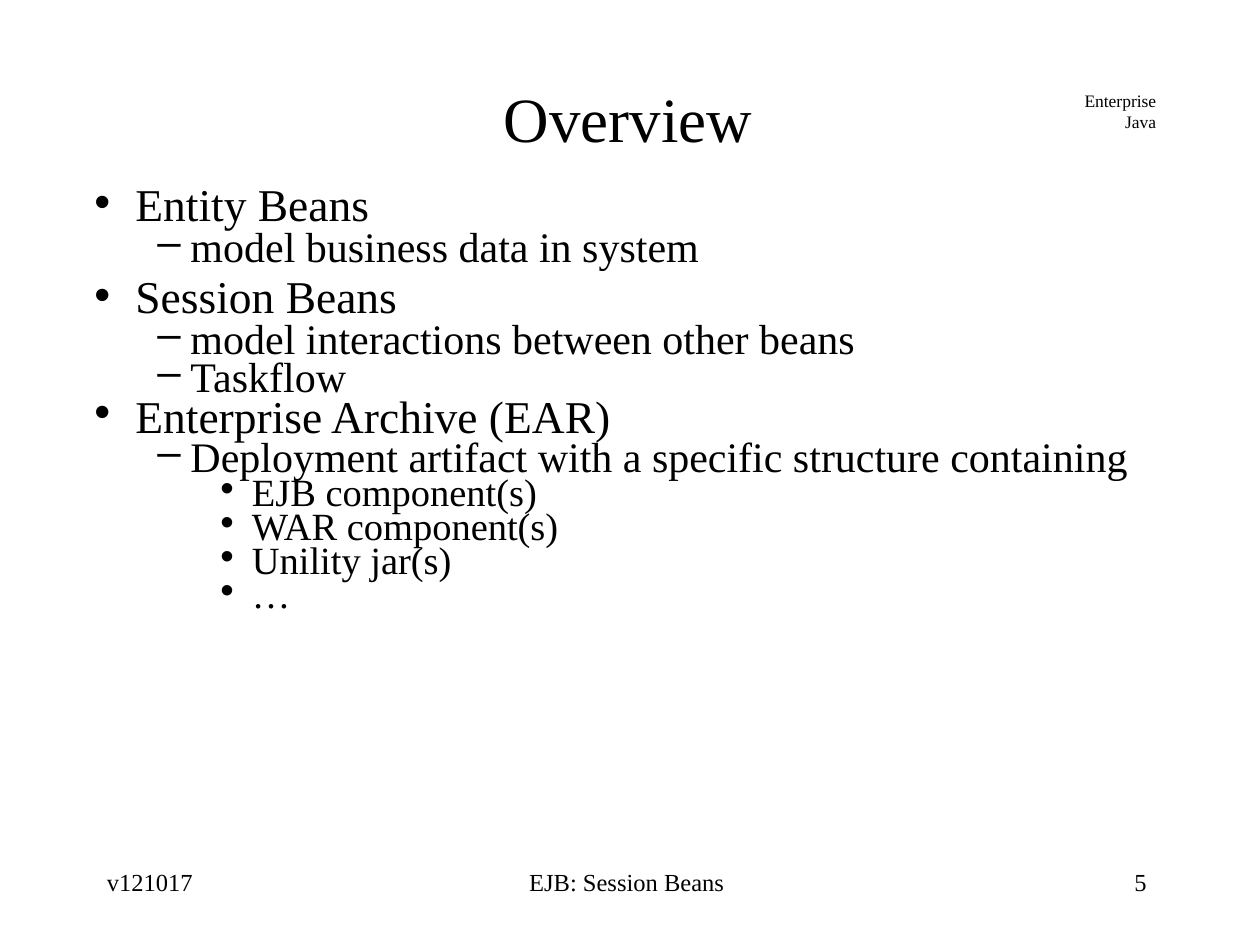
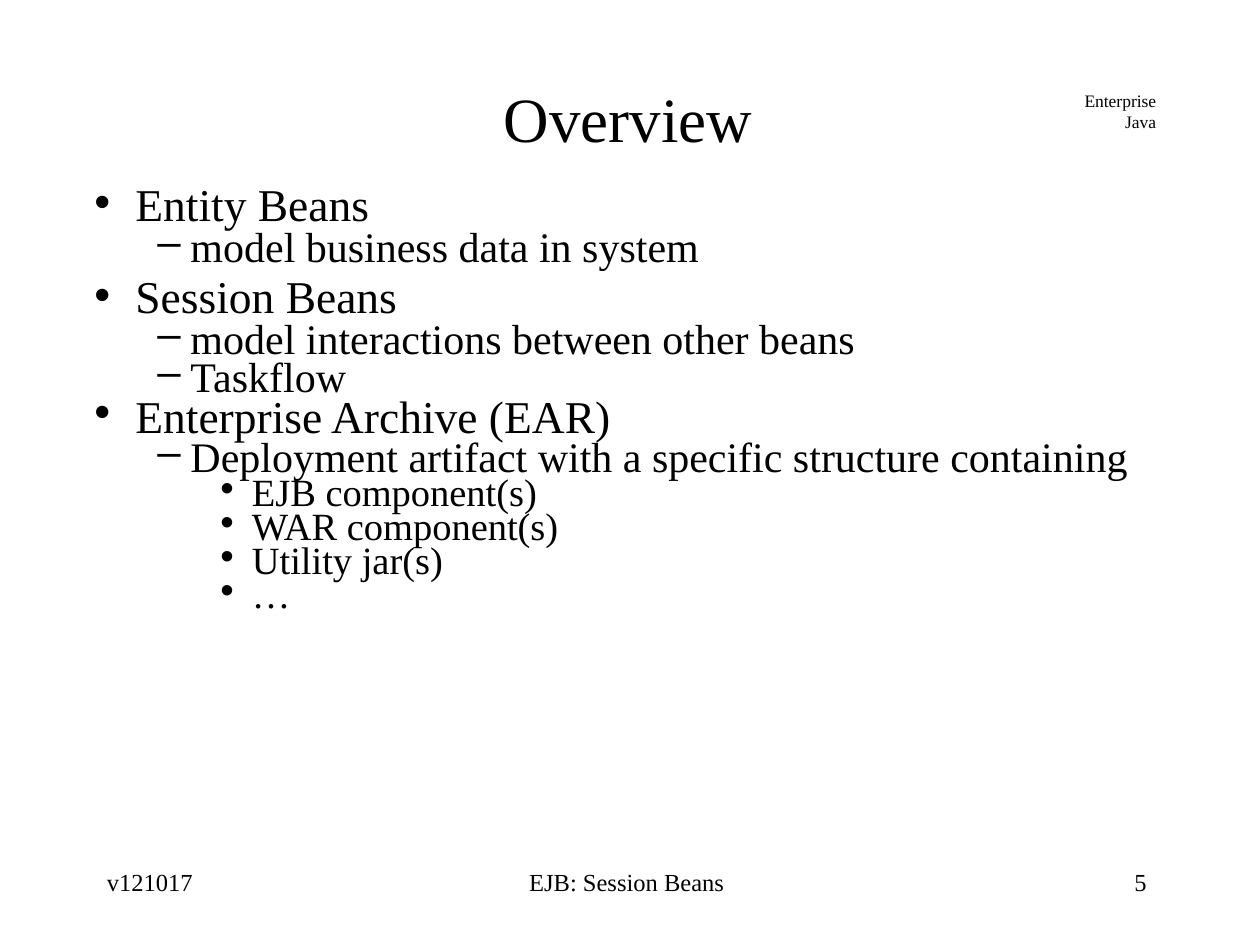
Before and after one commit to jcstaff/ejava-javaee, a slide deck: slide 5 of ejbsessionBank/src/site/resources/lectures/ejbSession.ppt. Drawn at 1260x945 pixels with LibreOffice and Linux fonts; fonts in the diff are those of the drawing. Boxes give left, top, right and bottom in pixels: in the first picture for what was removed or moved away, otherwise in the second. Text is boxed around its words. In the diff, an @@ line names an element or a change of style, - is before the commit and + after.

```diff
--- a/ejbsessionBank/src/site/resources/lectures/ejbSession.ppt
+++ b/ejbsessionBank/src/site/resources/lectures/ejbSession.ppt
@@ text at (x1=252, y1=545, x2=443, y2=583): text changed @@
-    • Unility jar(s)
+    • Utility jar(s)
```
Also in this commit, not shown: 1 other slide changed.
